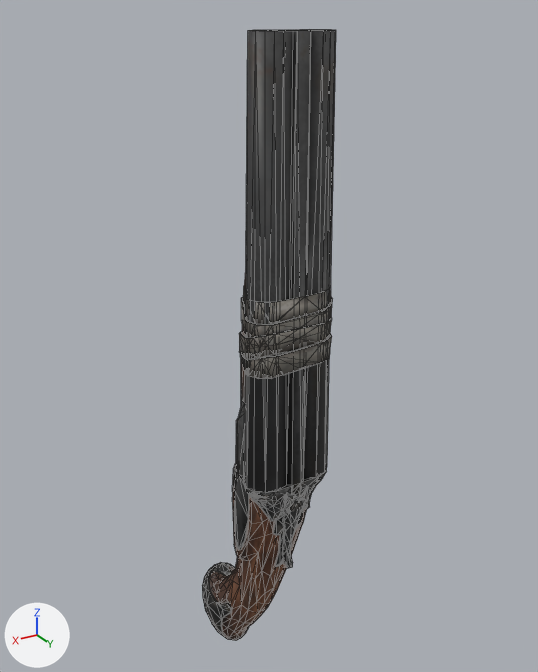
The FBX model HFO/Contents/mods/HFO/media/models_X/weapons/firearm/DoubleBarrelShotgunSawnoff.fbx as it was, and as the next commit left it.
Rendered twice from a 50 mm lens placed at (0.001495, 0.002649, 0.00295), pointed at (-0.000197, -0.000171, 0.00154). The axes (+X, +Y, +Z) are drawn at lower left. The lights are the same throughout. Mesh edges are drawn as thin lines. Where no turn or scale is listed for an object, it has been applied to the vertices.

Objects in the first picture: 'DoubleBarrelSawnOff'.
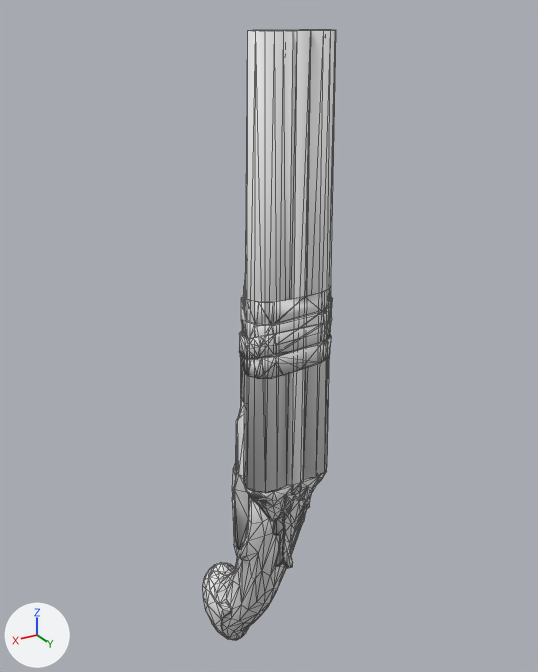
What differs and where, as boxes [x1, y1, x2, y2] in the pictures (538 x 672 px; the box of a moved part takes in the faces that stretch with it):
part 1 of me_doublebarrelsawnoff, moved or reshaped
    both: [211, 30, 332, 635]
part 2 of me_doublebarrelsawnoff, recoloured
    both: [202, 30, 336, 640]

Edits to the bpy script that builds the scene:
```text
Change me_doublebarrelsawnoff:
    used by ob_doublebarrelsawnoff; location = (0.0, 0.0, 0.0)
    remove me_doublebarrelsawnoff.from_pydata(...)  # 1268 vertices, 2498 faces; spans x -0.00025..0.00016, y -0.00057..0.00033, z -0.0004..0.0029
    add me_doublebarrelsawnoff.from_pydata(...)  # 1258 vertices, 2525 faces; spans x -0.00025..0.00016, y -0.00057..0.00033, z -0.0004..0.0029
    me_doublebarrelsawnoff part 1
    10 vertices are removed from x -0.00017..0.00011, y 0.00001..0.00032, z 0.00066..0.0011
    241 faces are deleted
    268 new faces join them
    me_doublebarrelsawnoff part 2: 2259 faces spanning x -0.00025..0.00016, y -0.00057..0.00033, z -0.0004..0.0029 switch from mat_doublebarrelsawnoff (picture img_doublebarrelshotgunsawnoff_png) to no material
```
